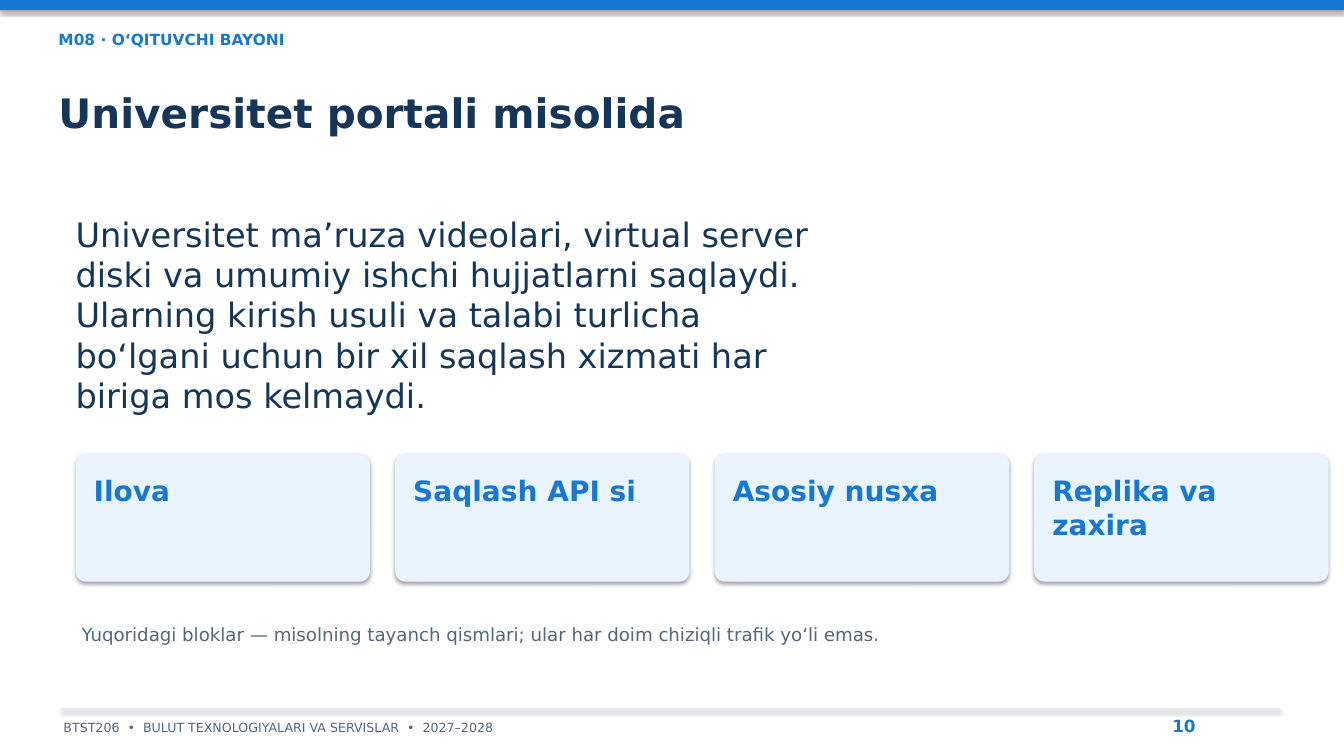
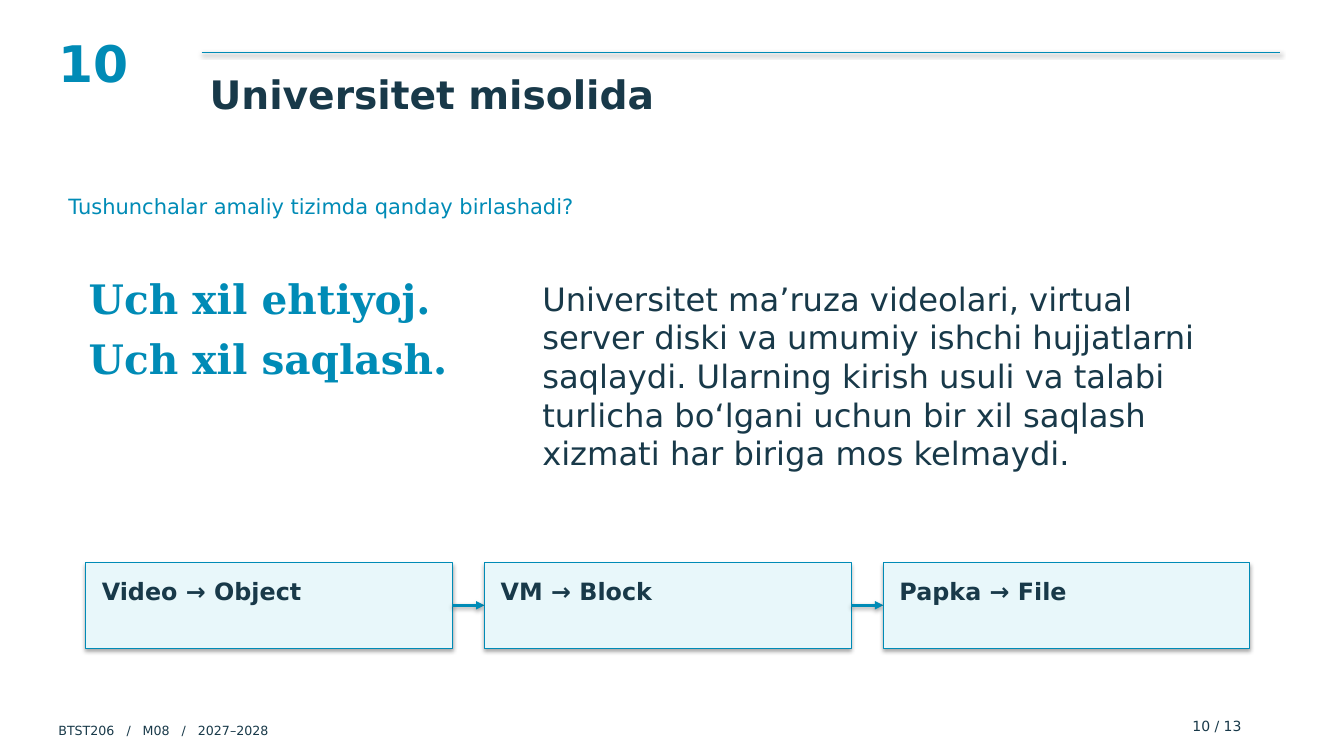
Before and after one commit to all1991here-dot/prezentatsiyalar, a slide deck: slide 10 of PPTX/M08_Prezentatsiya.pptx. Drawn at 1344x756 pixels with LibreOffice and Linux fonts; fonts in the diff are those of the drawing. Boxes give left, top, right and bottom in pixels: in the first picture for what was removed or moved away, otherwise in the second. Text is boxed around its words. In the diff, an @@ line names an element or a change of style, - is before the commit and + after.

Commit message:
Redesign 18 lecture decks with distinct styles and sourced online images

```diff
--- a/PPTX/M08_Prezentatsiya.pptx
+++ b/PPTX/M08_Prezentatsiya.pptx
@@ rectangle removed at bbox=[0, 0, 1344, 10] @@
@@ text removed at bbox=[58, 33, 285, 48] @@
-M08 · O‘QITUVCHI BAYONI
@@ text added at bbox=[58, 44, 128, 83], 36 pt, text #008BB6, bold @@
+10
@@ line added from (202, 52) to (1280, 52), #008BB6 1 pt @@
@@ text at bbox=[210, 79, 654, 110]: text changed; size 29 to 28 pt; text colour #15365B to #183949 @@
-Universitet portali misolida
+Universitet misolida
@@ text added at bbox=[68, 198, 573, 219], 15 pt, text #008BB6 @@
+Tushunchalar amaliy tizimda qanday birlashadi?
@@ text added at bbox=[89, 283, 448, 383], 29 pt, text #008BB6, bold @@
+Uch xil ehtiyoj.
+Uch xil saqlash.
@@ text "Universitet ma’ruza videolari, virtual server ...": place and size @@
-text "Universitet ma’ruza videolari, virtual server ..." at bbox=[76, 221, 808, 415]
+text "Universitet ma’ruza videolari, virtual server ..." at bbox=[542, 286, 1194, 472]
@@ text "Universitet ma’ruza videolari, virtual server ..." at bbox=[542, 286, 1194, 472]: size 24 to 23 pt, text colour #15365B to #183949; less space between paragraphs @@
@@ rounded rectangle removed at bbox=[76, 454, 370, 582] @@
@@ text removed at bbox=[94, 479, 170, 502] @@
-Ilova
@@ rounded rectangle removed at bbox=[395, 454, 690, 582] @@
@@ text removed at bbox=[413, 479, 636, 507] @@
-Saqlash API si
@@ rounded rectangle removed at bbox=[715, 454, 1009, 582] @@
@@ text removed at bbox=[733, 479, 939, 507] @@
-Asosiy nusxa
@@ rounded rectangle removed at bbox=[1034, 454, 1329, 582] @@
@@ text removed at bbox=[1052, 479, 1216, 536] @@
-Replika va zaxira
@@ rectangle added at bbox=[86, 563, 453, 648], fill #E8F7FA, outline #008BB6 0.75 pt @@
@@ rectangle added at bbox=[485, 563, 852, 648], fill #E8F7FA, outline #008BB6 0.75 pt @@
@@ rectangle added at bbox=[883, 563, 1250, 648], fill #E8F7FA, outline #008BB6 0.75 pt @@
@@ text added at bbox=[102, 582, 301, 605], 17 pt, text #183949, bold @@
+Video → Object
@@ text added at bbox=[501, 582, 652, 601], 17 pt, text #183949, bold @@
+VM → Block
@@ text added at bbox=[899, 582, 1067, 605], 17 pt, text #183949, bold @@
+Papka → File
@@ text removed at bbox=[82, 627, 879, 645] @@
-Yuqoridagi bloklar — misolning tayanch qismlari; ular har doim chiziqli trafik yo‘li emas.
@@ arrow added from (453, 605) to (485, 605), #008BB6 1.9 pt @@
@@ arrow added from (851, 605) to (883, 605), #008BB6 1.9 pt @@
@@ rectangle removed at bbox=[60, 709, 1280, 710] @@
@@ text at bbox=[58, 725, 268, 735]: text changed; text colour #53687D to #183949 @@
-BTST206 • BULUT TEXNOLOGIYALARI VA SERVISLAR • 2027–2028
+BTST206 / M08 / 2027–2028
@@ text at bbox=[1192, 720, 1242, 731]: text changed; size 12 to 10 pt; text colour #1678D2 to #183949; bold off @@
-10
+10 / 13
```
Also in this commit, not shown: 4 other slides changed, 8 slides added, 8 slides removed, 22 other files.
